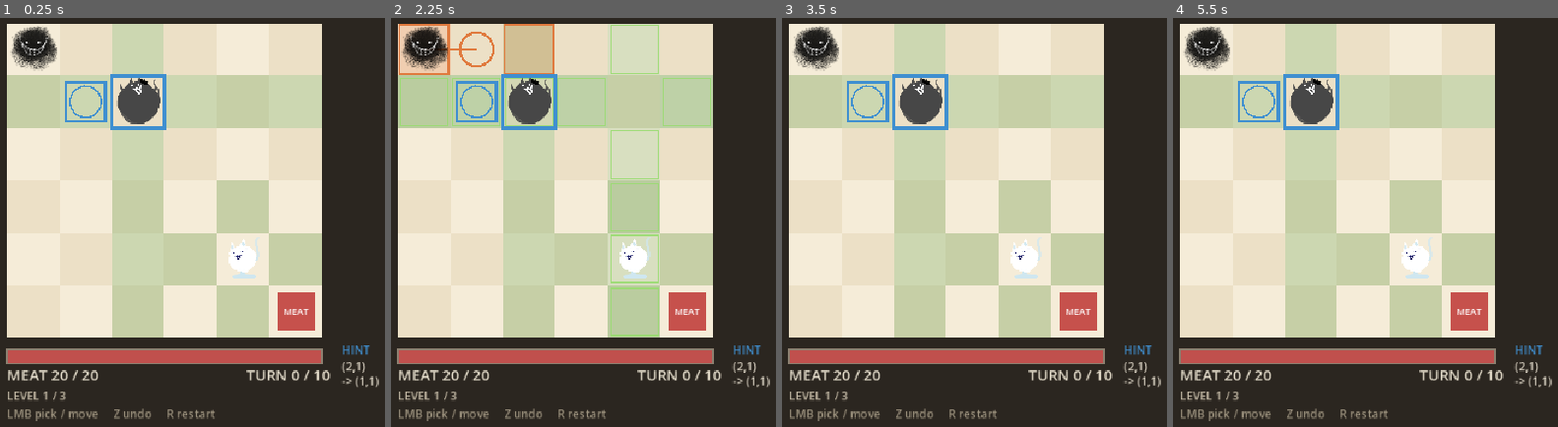
Above: before the commit, frames 1-4 (left to right).
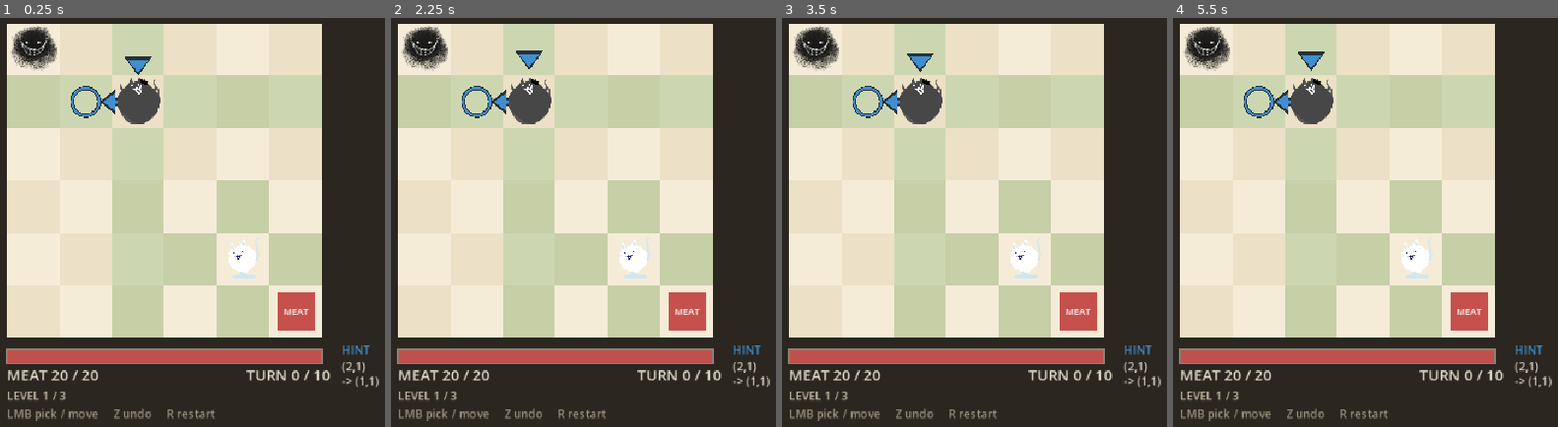
Above: after the commit, the same moments.

Repository: HoollowBW/CatCatcher
Game: Godot game, scene res://CatCatcherMAIN/Scenes/board.tscn
Two runs of this game, one before a commit and one after it. Both use one fixed random seed, a clock stepped at 60 frames per second and the inputs below.
Inputs (mouse positions are in pixels of both pictures, inside the frame that each line leads up to):
- Up to frame 1 (0.25 s): no input
- Up to frame 2 (2.25 s): tap Enter at 0.5, 2 s; move the mouse to (729, 189) at 0.52 s; tap Z at 0.6, 2.1 s; click (729, 189) at 0.67 s; tap Space at 0.77, 1.25, 1.52 s; move the mouse to (398, 234) at 1.27 s; tap R at 1.35 s; click (398, 234) at 1.42 s; move the mouse to (633, 116) at 2.02 s; click (633, 116) at 2.17 s
- Up to frame 3 (3.5 s): move the mouse to (905, 300) at 2.77 s; tap R at 2.85 s; click (905, 300) at 2.92 s; tap Space at 3.02 s
- Up to frame 4 (5.5 s): tap Space at 3.5, 3.77, 4.52, 5 s; move the mouse to (outside the picture) at 3.52 s; tap Z at 3.6, 5.1 s; click (outside the picture) at 3.67 s; tap Enter at 4.25 s; move the mouse to (outside the picture) at 4.27 s; tap R at 4.35 s; click (outside the picture) at 4.42 s; move the mouse to (1377, 210) at 5.02 s; click (1377, 210) at 5.17 s

The runs differ from the first frame. In frame 1, 1.2% of the frame differs, in the area x 16-44%, y 9-28%; in frame 2, 9.7%, in the area x 1-84%, y 1-78%; in frame 3, 1.2%; in frame 4, 1.3%.

Commit message:
preview only for the selected cat; hint guide becomes a Duolingo-style arrow

Diff:
--- a/CatCatcherMAIN/Scenes/board.gd
+++ b/CatCatcherMAIN/Scenes/board.gd
@@ -56,6 +56,7 @@
 var _version: int = 0             # 局面版本号，每次行动 +1
 var _fail_count: int = 0          # 本关失败次数
 var _idle: float = 0.0            # 距上次操作的秒数
+var _hint_time: float = 0.0       # 引导箭头的浮动动画计时
 
 
 func _ready() -> void:
@@ -221,6 +222,11 @@
 		_update_hint()
 		queue_redraw()
 
+	# 引导箭头的浮动动画：只在有提示时每帧重画（没提示就一次都不重画）
+	if not _hint_step.is_empty():
+		_hint_time += delta
+		queue_redraw()
+
 
 func _reset_idle() -> void:
 	_idle = 0.0
@@ -259,26 +265,16 @@
 		draw_rect(_cell_rect(cell), _color("control"))
 
 
-## 当前"在看"的那只猫的控制范围再压一层，方便看清"这只猫管到哪"。
-## 鼠标悬停在猫身上就能看，不用先点下去（点了就锁定成那只）。
+## 选中那只猫的控制范围再压一层，方便看清"这只猫管到哪"。
+## 和隔壁一样：**只有选中了才显示**，悬停不算（否则鼠标扫过棋盘时整盘乱闪）。
 func _draw_focus_reach() -> void:
-	var index := _focus_cat_index()
-	if index < 0:
-		return
-	for cell in MoveRules.reach_cells(controller.state, index):
+	if _selected < 0:
+		return
+	for cell in MoveRules.reach_cells(controller.state, _selected):
 		draw_rect(_cell_rect(cell), _color("control").lightened(0.15))
 	# 可落的格画个内框，和"只是被控制"区分开
-	for cell in MoveRules.legal_moves(controller.state, index):
+	for cell in MoveRules.legal_moves(controller.state, _selected):
 		draw_rect(_cell_rect(cell).grow(-6), _color("selected"), false, 2.0)
-
-
-## 「正在关注哪只猫」：选中了就是它；没选中时鼠标停在哪只猫身上就是它。
-func _focus_cat_index() -> int:
-	if _selected >= 0:
-		return _selected
-	if _hover.x < 0 or controller == null or controller.state == null:
-		return -1
-	return controller.state.cat_at(_hover)
 
 
 ## 单位不在这里画 —— 它们是关卡场景里拖好的节点，由 _sync_units() 挪位置。
@@ -355,22 +351,13 @@
 	draw_arc(to, cell_size * 0.32, 0.0, TAU, 24, warn, 3.0)
 
 
-## 这次预览算哪只猫的：
-## 选中了就用选中的；没选中时，如果**只有一只**猫能走到这一格，就自动用它。
-## 多只猫都能走到（车和马经常重叠）就不猜 —— 猜错了比不给更糟。
+## 预览只对**选中的那只猫**生效 —— 和隔壁一致，鼠标闲着扫棋盘不会到处冒预览。
 func _preview_cat_index() -> int:
-	if _selected >= 0:
-		if MoveRules.legal_moves(controller.state, _selected).has(_hover):
-			return _selected
+	if _selected < 0 or _hover.x < 0:
 		return -1
-
-	var found := -1
-	for i in controller.state.cats.size():
-		if MoveRules.legal_moves(controller.state, i).has(_hover):
-			if found >= 0:
-				return -1
-			found = i
-	return found
+	if MoveRules.legal_moves(controller.state, _selected).has(_hover):
+		return _selected
+	return -1
 
 
 func _draw_selection() -> void:
@@ -379,16 +366,104 @@
 	draw_rect(_cell_rect(controller.state.cats[_selected]["pos"]), _color("selected"), false, 4.0)
 
 
-## 提示：圈出"该动哪只猫"和"走到哪"。来源是求解器，见 _update_hint。
+## 引导：多邻国那套 —— 一条从"该动的那只猫"指向目标格的大箭头，
+## 外加猫头顶上下浮动的小箭头（"点这一只"）。所有形状都先画深色描边再画本体，
+## 保证在任何底色上都看得清。来源是求解器，见 _update_hint。
 func _draw_hint() -> void:
 	if _hint_step.is_empty() or controller.finished:
 		return
-	var cat_cell := _hint_cell(_hint_step["cat"])
-	var to_cell := _hint_cell(_hint_step["to"])
-	var tint := _color("hint")
-	draw_rect(_cell_rect(cat_cell), tint, false, 4.0)
-	draw_rect(_cell_rect(to_cell).grow(-8), tint, false, 3.0)
-	draw_arc(_cell_rect(to_cell).get_center(), cell_size * 0.30, 0.0, TAU, 20, tint, 2.0)
+
+	var from := _cell_rect(_hint_cell(_hint_step["cat"])).get_center()
+	var to := _cell_rect(_hint_cell(_hint_step["to"])).get_center()
+	var fill := _color("hint")
+	var edge := Color(0.10, 0.13, 0.18, 0.92)
+
+	# 一步之遥时格子之间本来就没多少空地，落点圈得缩小，否则箭头会被挤成一坨
+	var ring_r := cell_size * (0.26 if from.distance_to(to) < cell_size * 1.45 else 0.36)
+
+	_draw_hint_arrow(from, to, ring_r, fill, edge)
+
+	# 落点圈：强调"就是这里"（箭头停在圈外）
+	draw_arc(to, ring_r, 0.0, TAU, 28, edge, 5.0)
+	draw_arc(to, ring_r, 0.0, TAU, 28, fill, 2.5)
+
+	# 猫头顶浮动的指示箭头
+	var bob := sin(_hint_time * 4.5) * cell_size * 0.07
+	_draw_hint_chevron(Vector2(from.x, from.y - cell_size * 0.62 + bob), fill, edge)
+
+
+## 从 from 指向 to 的粗箭头（描边 + 本体 + 箭头三角）
+## 一格距离时改画"朝目标方向"的指示三角 —— 长箭头在那个距离上根本铺不开。
+func _draw_hint_arrow(from: Vector2, to: Vector2, ring_r: float, fill: Color, edge: Color) -> void:
+	var dir := to - from
+	var dist := dir.length()
+	if dist < 1.0:
+		return
+	dir = dir.normalized()
+	var side := Vector2(-dir.y, dir.x)
+
+	if dist < cell_size * 1.45:
+		var tip := to - dir * (ring_r + 5.0)
+		var base := from + dir * cell_size * 0.24
+		if base.distance_to(tip) > 10.0:
+			_draw_hint_pointer(base, tip, dir, side, fill, edge)
+		return
+
+	var start := from + dir * cell_size * 0.26
+	var tip := to - dir * (ring_r + 8.0)
+	var head_len := clampf(dist * 0.34, cell_size * 0.18, cell_size * 0.26)
+	var head_half := cell_size * 0.17
+	var base := tip - dir * head_len
+
+	# 描边层
+	draw_line(start, base, edge, 9.0)
+	draw_colored_polygon(PackedVector2Array([
+		tip + dir * 4.0,
+		base + side * (head_half + 4.0),
+		base - side * (head_half + 4.0),
+	]), edge)
+
+	# 本体
+	draw_line(start, base, fill, 5.0)
+	draw_colored_polygon(PackedVector2Array([
+		tip,
+		base + side * head_half,
+		base - side * head_half,
+	]), fill)
+
+
+## 一个从 base 指到 tip 的指示三角（短距离提示用）
+func _draw_hint_pointer(base: Vector2, tip: Vector2, dir: Vector2, side: Vector2, fill: Color, edge: Color) -> void:
+	var head_half := cell_size * 0.17
+	var head_base := tip - dir * minf(cell_size * 0.22, base.distance_to(tip) * 0.8)
+	draw_line(base, head_base, edge, 9.0)
+	draw_line(base, head_base, fill, 5.0)
+	draw_colored_polygon(PackedVector2Array([
+		tip + dir * 4.0,
+		head_base + side * (head_half + 4.0),
+		head_base - side * (head_half + 4.0),
+	]), edge)
+	draw_colored_polygon(PackedVector2Array([
+		tip,
+		head_base + side * head_half,
+		head_base - side * head_half,
+	]), fill)
+
+
+## 朝下的指示三角（"点这一只"）
+func _draw_hint_chevron(tip: Vector2, fill: Color, edge: Color) -> void:
+	var w := cell_size * 0.20
+	var h := cell_size * 0.24
+	draw_colored_polygon(PackedVector2Array([
+		tip + Vector2(0, 4),
+		tip + Vector2(-w - 4, -h - 4),
+		tip + Vector2(w + 4, -h - 4),
+	]), edge)
+	draw_colored_polygon(PackedVector2Array([
+		tip,
+		tip + Vector2(-w, -h),
+		tip + Vector2(w, -h),
+	]), fill)
 
 
 func _hint_cell(arr: Array) -> Vector2i:
